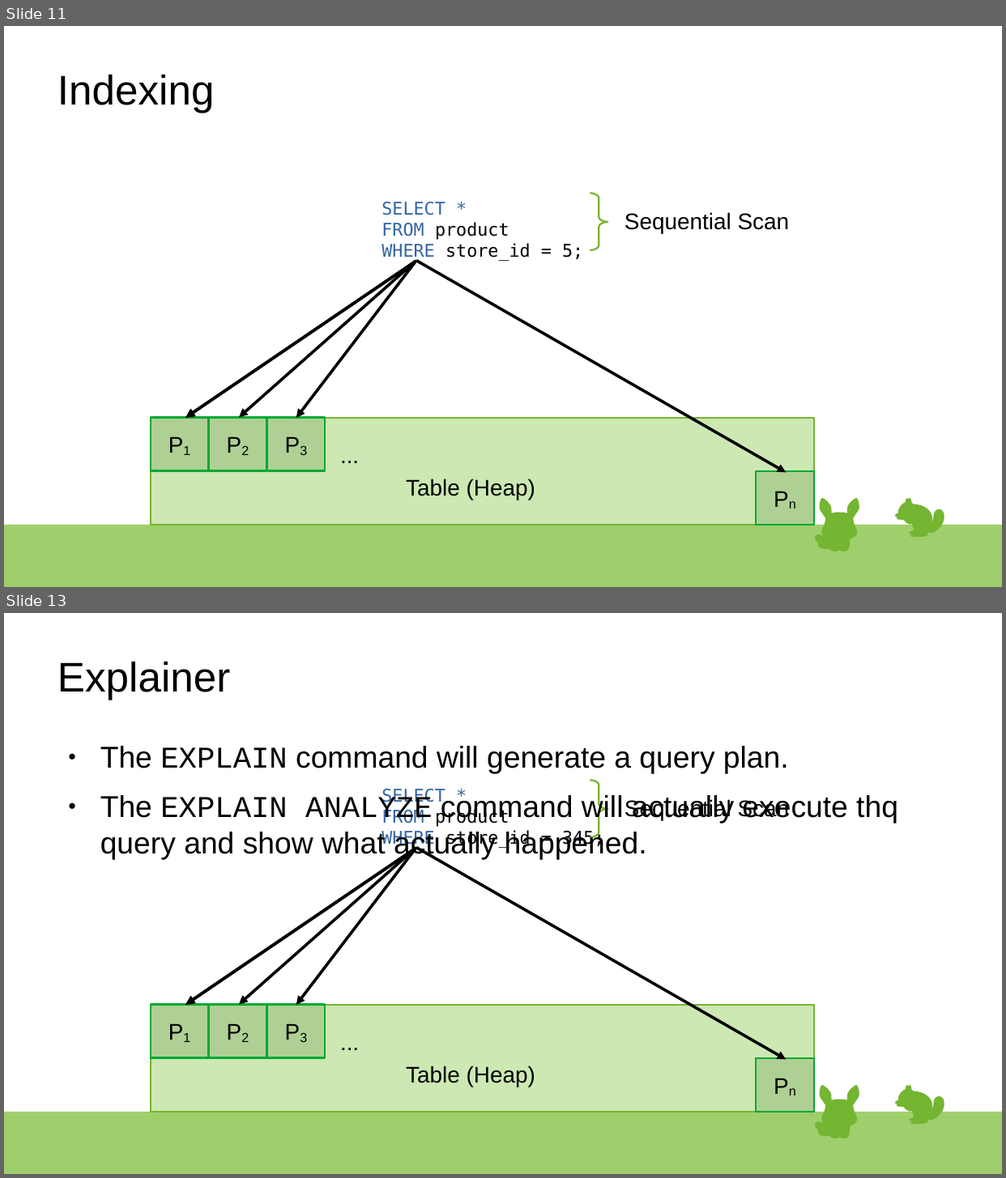
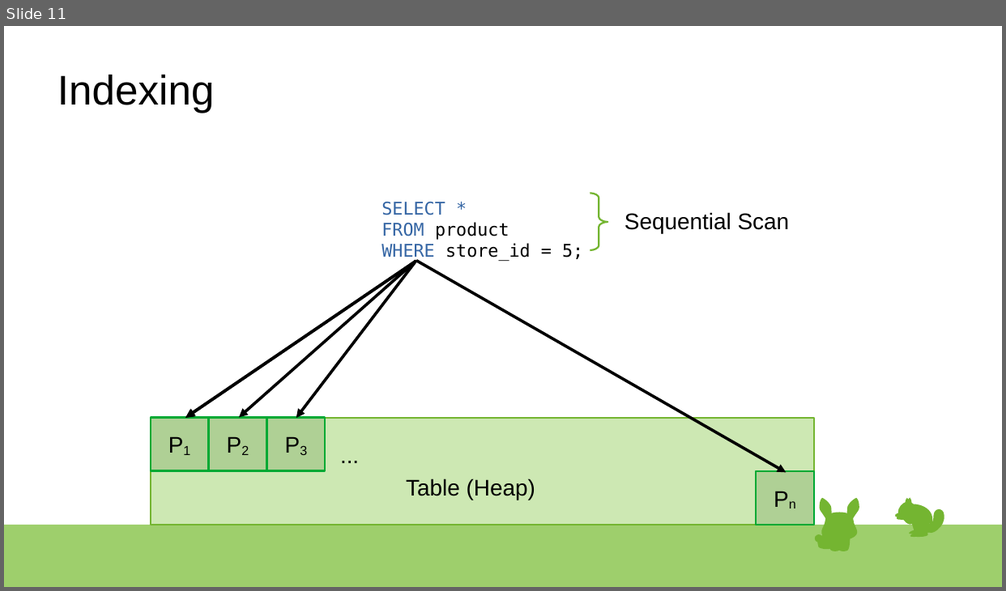
Before and after one commit to rsibanez89/postgres-indexing, a slide deck: Presentation.odp. Shown one above the other, each under a label of ours: slides 11 and 13 before the commit, slide 11 after it; the slides between them are not shown. The pictures are 1006x1178 and 1006x591 pixels, drawn with LibreOffice and Linux fonts; fonts in the diff are those of the drawing. Boxes give left, top, right and bottom in pixels: in the first picture for what was removed or moved away, otherwise in the second. Text is boxed around its words. In the diff, an @@ line names an element or a change of style, - is before the commit and + after.

```diff
--- a/Presentation.odp
+++ b/Presentation.odp
@@ slide 13 removed at (4, 613, 1002, 1174), background #FFFFFF; not listed: 39 template elements that a slide beside it also shows @@
@@ title removed at (57, 662, 230, 700) @@
-Explainer
@@ text removed at (100, 746, 898, 859) @@
-● The EXPLAIN command will generate a query plan.
-● The EXPLAIN ANALYZE command will actually execute thq query and show what actually happened.
@@ freeform shape removed at (590, 781, 608, 837) @@
@@ text removed at (381, 789, 604, 848) @@
-SELECT *
-FROM product
-WHERE store_id = 345;
@@ text removed at (624, 799, 790, 821) @@
-Sequential Scan
@@ arrow removed from (415, 850) to (185, 1005) @@
@@ arrow removed from (416, 849) to (186, 1004) @@
@@ arrow removed from (416, 849) to (239, 1005) @@
@@ arrow removed from (416, 848) to (296, 1005) @@
@@ arrow removed from (416, 848) to (786, 1059) @@
@@ group removed at (151, 1005, 815, 1112): 5 rectangles, 2 texts @@
-Table (Heap)
-P1
-Pn
-P3
-P2
-...
```
Also in this commit, not shown: 4 slides changed, 1 slide added, 1 other file.
